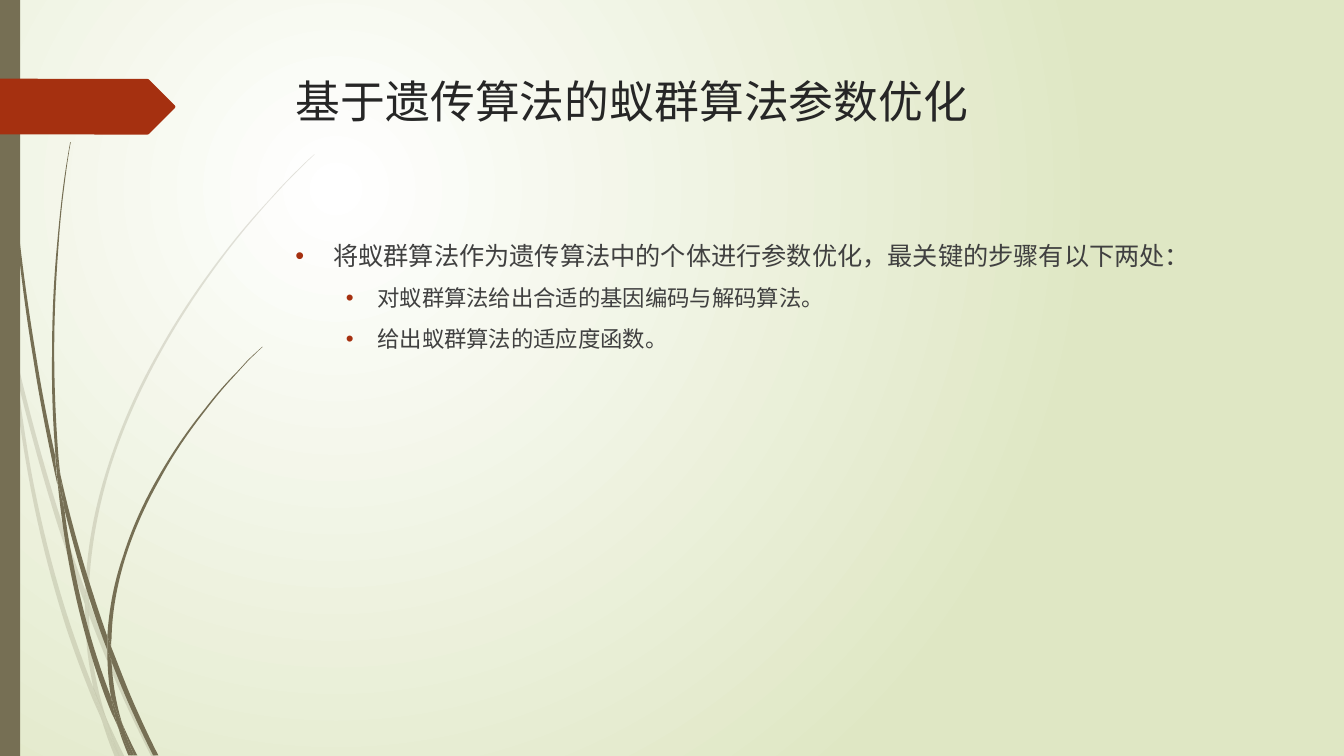
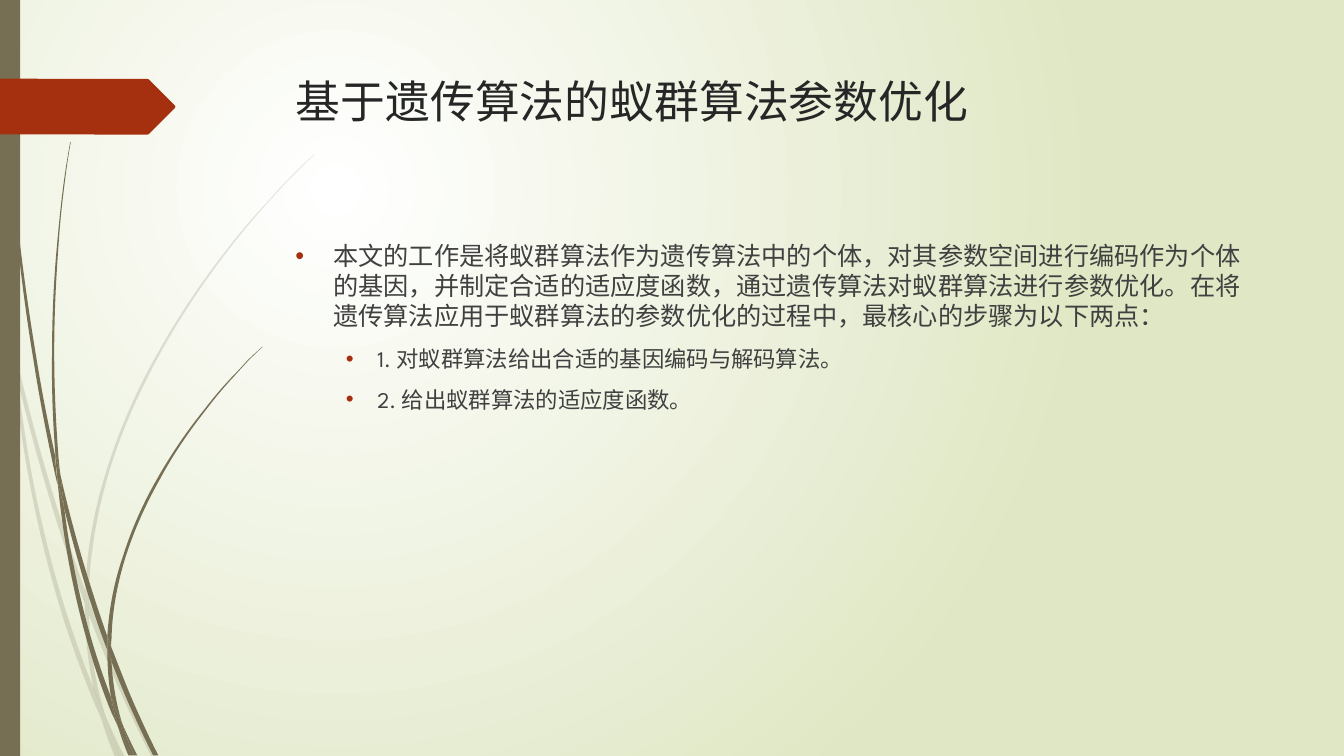
Before and after one commit to sigh0829/ga_aco, a slide deck: slide 9 of src/main/resources/draft/答辩演示文稿.pptx (slide 6 before the commit). Drawn at 1344x756 pixels with LibreOffice and Linux fonts; fonts in the diff are those of the drawing. Boxes give left, top, right and bottom in pixels: in the first picture for what was removed or moved away, otherwise in the second. Text is boxed around its words. In the diff, an @@ line names an element or a change of style, - is before the commit and + after.

```diff
--- a/src/main/resources/draft/答辩演示文稿.pptx
+++ b/src/main/resources/draft/答辩演示文稿.pptx
@@ text at (333,239,1240,410): text changed @@
-• 将蚁群算法作为遗传算法中的个体进行参数优化，最关键的步骤有以下两处：
-  • 对蚁群算法给出合适的基因编码与解码算法。
-  • 给出蚁群算法的适应度函数。
+• 本文的工作是将蚁群算法作为遗传算法中的个体，对其参数空间进行编码作为个体的基因，并制定合适的适应度函数，通过遗传算法对蚁群算法进行参数优化。在将遗传算法应用于蚁群算法的参数优化的过程中，最核心的步骤为以下两点：
+  • 1. 对蚁群算法给出合适的基因编码与解码算法。
+  • 2. 给出蚁群算法的适应度函数。
```
Also in this commit, not shown: 2 other slides changed, 7 slides added.
